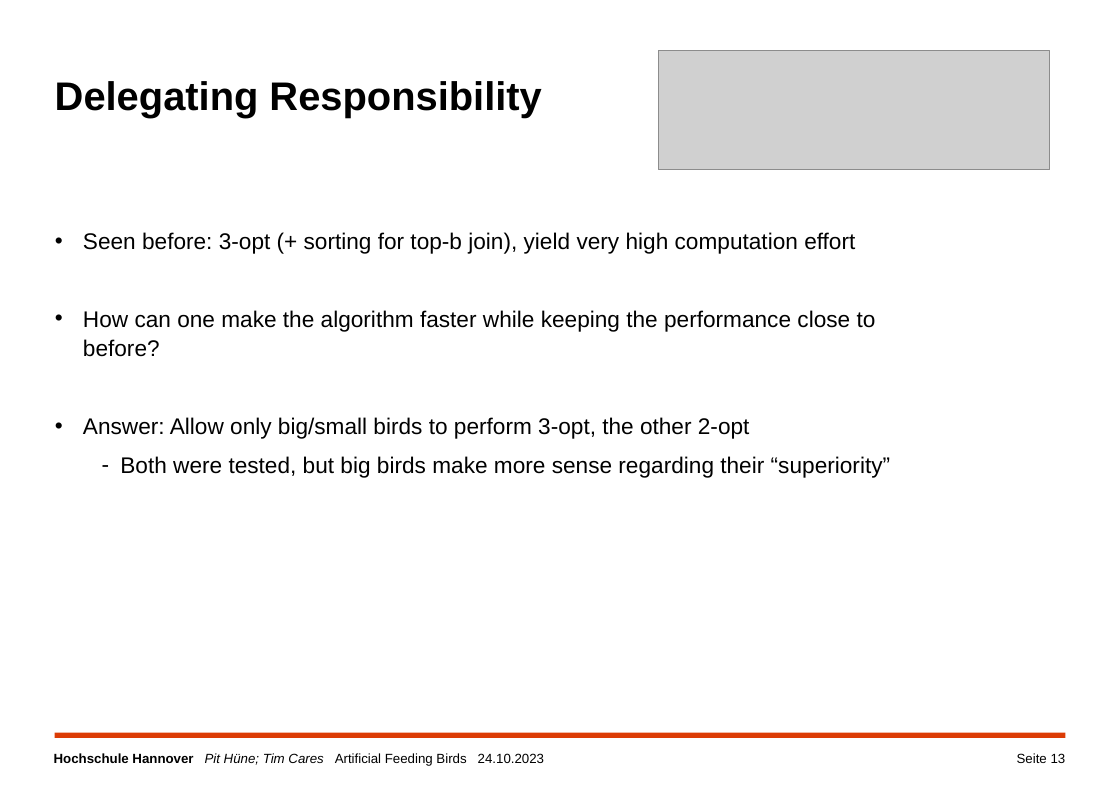
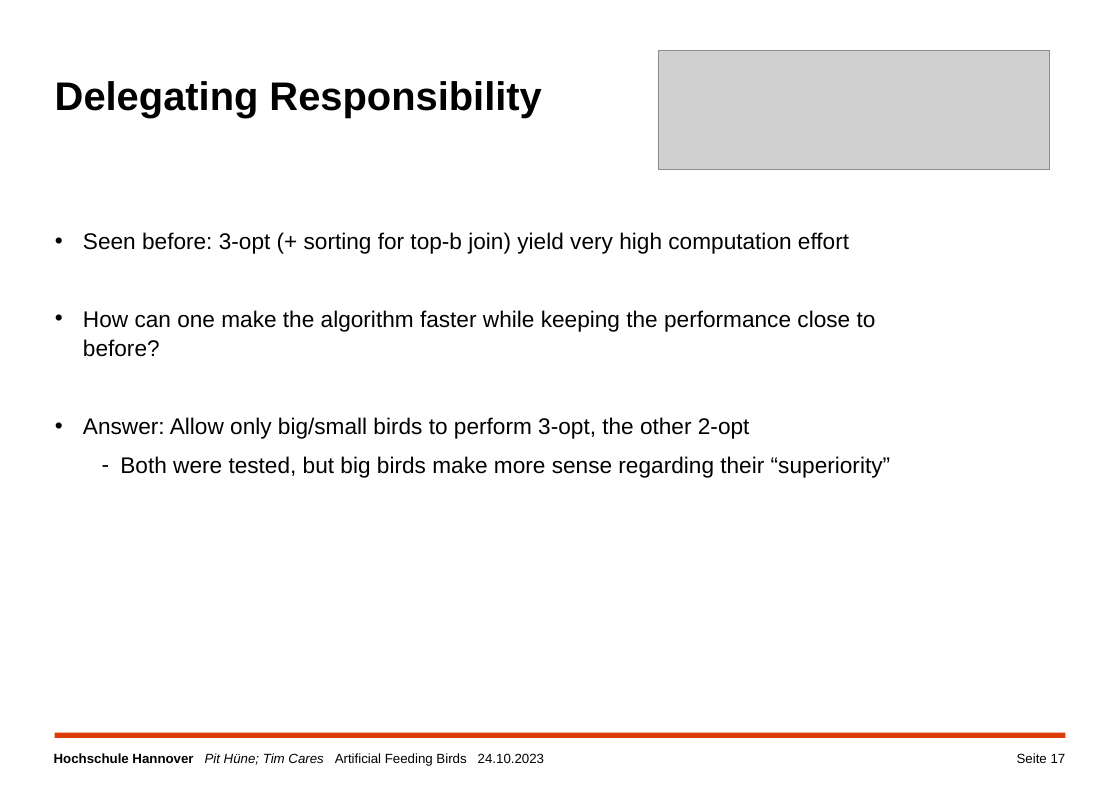
Before and after one commit to TimCares/AFB-Metaheuristic, a slide deck: slide 17 of doc/algorithm_improvements.pptx (slide 13 before the commit). Drawn at 1120x792 pixels with LibreOffice and Linux fonts; fonts in the diff are those of the drawing; grey boxes stand for pictures; background and template pictures are left out. Boxes give left, top, right and bottom in pixels: in the first picture for what was removed or moved away, otherwise in the second. Text is boxed around its words. In the diff, an @@ line names an element or a change of style, - is before the commit and + after.

```diff
--- a/doc/algorithm_improvements.pptx
+++ b/doc/algorithm_improvements.pptx
@@ text at [83,232,849,254]: text changed @@
-  • Seen before: 3-opt (+ sorting for top-b join), yield very high computation effort
+  • Seen before: 3-opt (+ sorting for top-b join) yield very high computation effort
@@ page number at [1017,753,1066,763]: text changed @@
-Seite 13
+Seite 17
```
Also in this commit, not shown: 6 other slides changed, 10 slides added, 17 other files.
